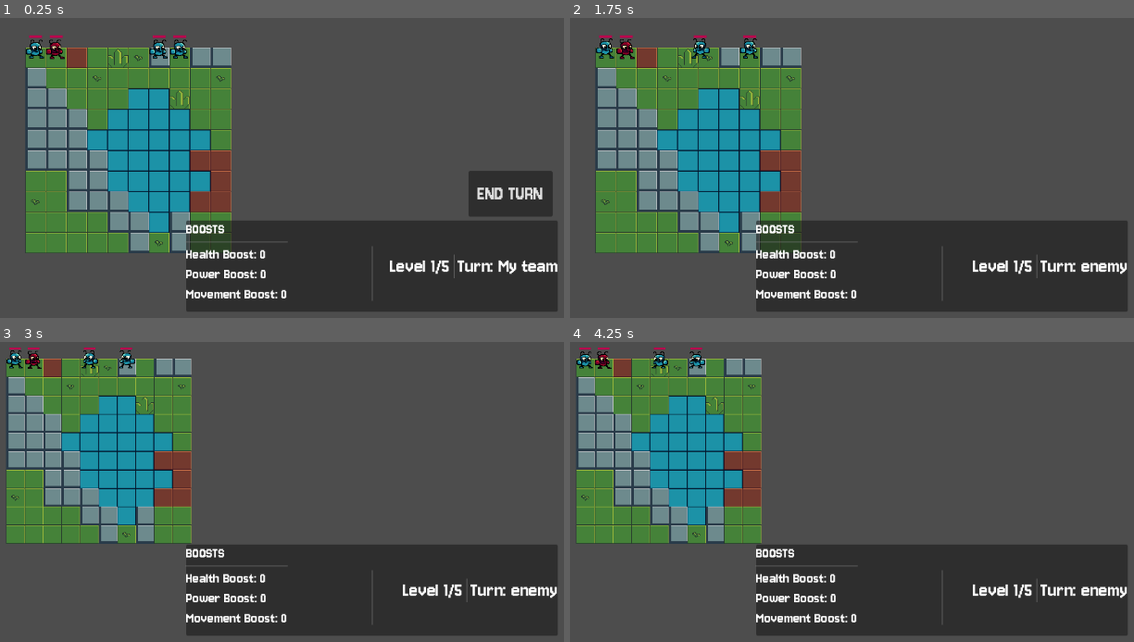
Above: before the commit, frames 1-4 (two rows, left to right).
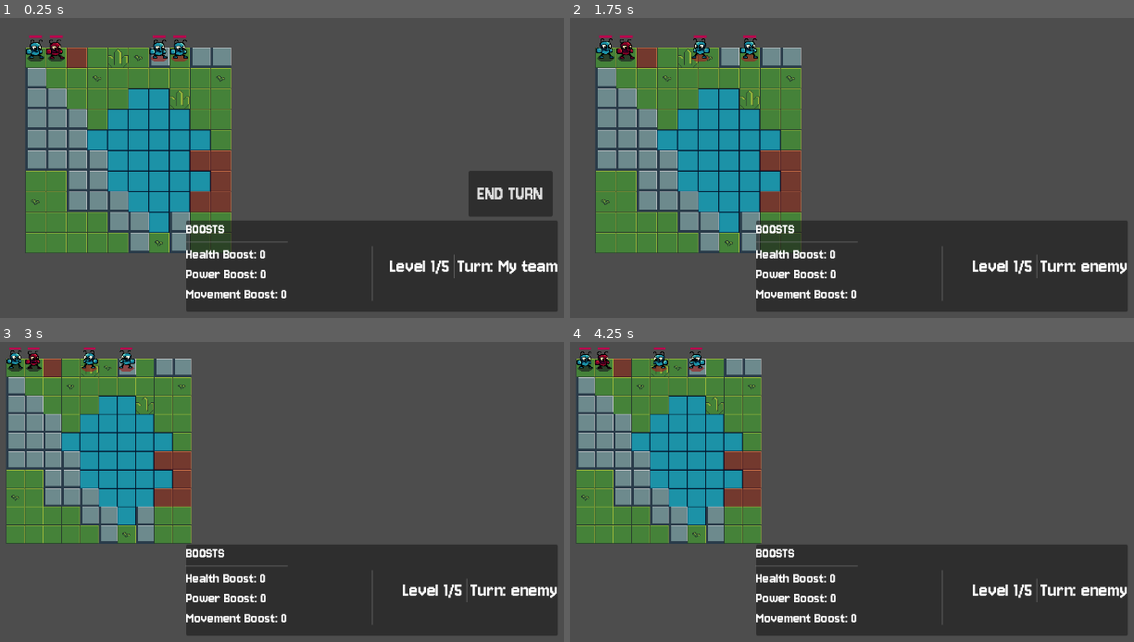
Above: after the commit, the same moments.

Repository: manue1666/godot_proyect
Game: Godot game, scene res://scenes/main.tscn
Same seed, same stepped clock (60 frames per second), same inputs: the game is played once before the commit and once after it.
Inputs (mouse positions are in pixels of both pictures, inside the frame that each line leads up to):
- Up to frame 1 (0.25 s): no input
- Up to frame 2 (1.75 s): click "END TURN" at 0.5 s; tap Enter at 1.25 s; drag from (603, 57) to (846, 36) at 1.27 s
- Up to frame 3 (3 s): drag from (56, 381) to (163, 534) at 2.02 s; move the mouse to (118, 381) at 2.77 s; hold Mouse wheel down (mousewheeldown) from 2.78 s (still down); click (118, 381) at 2.92 s
- Up to frame 4 (4.25 s): release Mouse wheel down (mousewheeldown) at 3.5 s; click "END TURN" at 3.5 s

The runs differ from the first frame. In frame 1, 0.1% of the frame differs, in the area x 4-34%, y 12-15%; in frame 2, 0.2%; in frame 3, 0.1%; in frame 4, 0.1%.

Commit message:
fix: errores en la run

Diff:
--- a/scenes/bugs/blue_ant.tscn
+++ b/scenes/bugs/blue_ant.tscn
@@ -134,7 +134,15 @@
 sprite_frames = SubResource("SpriteFrames_677mx")
 animation = &"attack_two"
 
+[node name="Polygon2D" type="Polygon2D" parent="."]
+z_index = -1
+position = Vector2(0, 1)
+scale = Vector2(1.173913, 1)
+color = Color(0.12156863, 0.1254902, 0.1254902, 0.68235296)
+polygon = PackedVector2Array(-6, -6, 6, -6, 12, 0, 6, 5, -6, 5, -12, 0)
+
 [node name="CollisionShape2D" type="CollisionShape2D" parent="."]
+visible = false
 shape = SubResource("RectangleShape2D_tipki")
 
 [node name="MenuPanel" type="Panel" parent="."]
--- a/scenes/bugs/red_ant.tscn
+++ b/scenes/bugs/red_ant.tscn
@@ -125,6 +125,7 @@
 
 [node name="red_ant" type="Area2D"]
 script = ExtResource("1_355ko")
+power = 0
 metadata/_custom_type_script = "uid://6a6uyysheykg"
 
 [node name="AnimatedSprite2D" type="AnimatedSprite2D" parent="."]
@@ -132,7 +133,15 @@
 sprite_frames = SubResource("SpriteFrames_esp7m")
 animation = &"attack_two"
 
+[node name="Polygon2D" type="Polygon2D" parent="."]
+z_index = -1
+position = Vector2(0, 1)
+scale = Vector2(1.173913, 1)
+color = Color(0.12156863, 0.1254902, 0.1254902, 0.68235296)
+polygon = PackedVector2Array(-6, -6, 6, -6, 12, 0, 6, 5, -6, 5, -12, 0)
+
 [node name="CollisionShape2D" type="CollisionShape2D" parent="."]
+visible = false
 position = Vector2(0, -0.5)
 shape = SubResource("RectangleShape2D_tipki")
 
--- a/scripts/UI/shop_screen.gd
+++ b/scripts/UI/shop_screen.gd
@@ -133,7 +133,7 @@
 	if shop_inventory.purchase_item(index, currency_manager):
 		print("✅ Compra exitosa")
 
-		#GREGAR AWAIT AQUÍ
+
 		var result = await item.apply_effect(get_tree().root)
 		if result:
 			print("✅ Efecto aplicado")
--- a/scripts/base_unit/movement_component.gd
+++ b/scripts/base_unit/movement_component.gd
@@ -3,7 +3,6 @@
 
 signal moved(new_position: Vector2i)
 
-var move_range: int = 1
 var tile_size: int = 32
 @export var movement_type: MovementType = MovementType.DIAMOND
 
@@ -21,12 +20,16 @@
 
 var is_slowed: bool = false
 @export var original_range: int = 2
+var current_range: int = 2
 
 func _ready():
 	owner_unit = get_parent() as BaseUnit
 	if not owner_unit:
 		push_error("MovementComponent debe ser hijo de BaseUnit")
 
+	current_range = original_range
+	print("🚶 MovementComponent: base=%d, actual=%d" % [original_range, current_range])
+
 func apply_slow():
 	is_slowed = true
 	print("🐌 Movimiento ralentizado")
@@ -36,7 +39,7 @@
 	print("✅ Efecto lentitud finalizado")
 
 func get_movable_cells() -> Array[Vector2i]:
-	var range_val = original_range
+	var range_val = current_range
 	if is_slowed:
 		range_val = 1
 	var cells: Array[Vector2i] = []
@@ -60,6 +63,16 @@
 
 	return cells
 
+# Aplicar boost desde el valor base
+func set_range_boost(boost: int):
+	current_range = original_range + boost
+	print("  🚶 Rango recalculado: %d (base) + %d (boost) = %d" % [original_range, boost, current_range])
+
+# Resetear al original
+func reset_range():
+	current_range = original_range
+	print("  🔄 Rango reseteado: %d" % current_range)
+
 func _get_square_cells(start: Vector2i, range_val: int) -> Array[Vector2i]:
 	var cells: Array[Vector2i] = []
 	for x in range(-range_val, range_val + 1):
@@ -177,7 +190,7 @@
 	elif direction.x > 0:
 		owner_unit.get_node("AnimatedSprite2D").flip_h = false
 
-# ============ VALIDACIONES ============
+# VALIDACIONES
 
 func is_cell_valid(cell: Vector2i) -> bool:
 	var map_generator = owner_unit.get_tree().get_first_node_in_group("map_generator")
--- a/scripts/base_unit/status_manager.gd
+++ b/scripts/base_unit/status_manager.gd
@@ -136,6 +136,12 @@
 
 	effect_expired.emit(expired_effect)
 
+# Limpiar todos los efectos
+func clear_all_effects():
+	if has_active_effect():
+		clear_effect()
+	print("🧹 Todos los efectos de %s limpiados" % owner_unit.name)
+
 func has_active_effect() -> bool:
 	return current_effect != AttackData.Effect.NONE
 
--- a/scripts/base_unit/ui_handler.gd
+++ b/scripts/base_unit/ui_handler.gd
@@ -1,13 +1,19 @@
 extends Node
 class_name UIHandler
 
+const SHADOW_ALLY_DEFAULT = Color(0.12, 0.13, 0.13, 0.68)  # Gris oscuro
+const SHADOW_ALLY_SELECTED = Color(0.826, 0.995, 1.0, 0.851)  # Blanco
+const SHADOW_ENEMY = Color(0.6, 0.15, 0.15, 0.68)  # Rojo oscuro
+
 var owner_unit: BaseUnit
+var shadow: Polygon2D = null
 var highlights := []
 var tile_size := 32
 
 var highlight_scene: PackedScene = preload("res://scenes/interfaz/move_sign.tscn")
 var atack_highlight_scene: PackedScene = preload("res://scenes/interfaz/atack_sign.tscn")
 var atack_range_highlight_scene: PackedScene = preload("res://scenes/interfaz/atack_range_sign.tscn")
+var state_machine: UnitStateMachine
 
 func _ready():
 	owner_unit = get_parent() as BaseUnit
@@ -15,19 +21,28 @@
 		push_error("❌ UIHandler: No encontró BaseUnit padre")
 		return
 
+	shadow = owner_unit.get_node_or_null("Polygon2D") as Polygon2D
+	if not shadow:
+		print("⚠️  UIHandler: No hay Polygon2D (sombra) en %s" % owner_unit.name)
+
 	# ESPERAR un frame para que state_machine esté listo
 	await get_tree().process_frame
 
-	# Conectar con la máquina de estados
-	if owner_unit.state_machine:
-		owner_unit.state_machine.state_changed.connect(_on_state_changed)
-		print("✅ UIHandler conectado a state_machine de %s" % owner_unit.name)
-	else:
+	state_machine = owner_unit.state_machine
+	if not state_machine:
 		push_error("❌ UIHandler: No encontró UnitStateMachine")
 		return
 
+	if shadow:
+		print("✅ UIHandler: Sombra encontrada para %s" % owner_unit.name)
+		_update_shadow_color()
+
+	# Conectar con la máquina de estados
+	state_machine.state_changed.connect(_on_state_changed)
+	print("✅ UIHandler conectado a state_machine de %s" % owner_unit.name)
+
 	# FORZAR estado inicial
-	_on_state_changed(UnitStateMachine.State.IDLE, owner_unit.state_machine.current_state)
+	_on_state_changed(UnitStateMachine.State.IDLE, state_machine.current_state)
 
 	print("✅ UIHandler inicializado para %s" % owner_unit.name)
 
@@ -37,10 +52,12 @@
 	match new_state:
 		UnitStateMachine.State.SELECTED:
 			print("  → Mostrando menú")
+			_update_shadow_color()
 			show_menu_panel()
 
 		UnitStateMachine.State.IDLE, UnitStateMachine.State.EXHAUSTED:
 			print("  → Ocultando UI")
+			_update_shadow_color()
 			hide_menu_panel()
 			clear_highlights()
 
@@ -59,6 +76,35 @@
 		UnitStateMachine.State.DEAD:
 			hide_menu_panel()
 			clear_highlights()
+			_update_shadow_color()
+
+# ============ SOMBRA ============
+func _update_shadow_color():
+	if not shadow:
+		return
+
+	if not state_machine:
+		push_warning("⚠️  UIHandler: state_machine aún no está listo")
+		return
+
+	var target_color: Color
+	var is_player_team = owner_unit.team_id == 0
+
+	# Determinar color según equipo y estado
+	if state_machine.current_state == UnitStateMachine.State.SELECTED and is_player_team:
+		target_color = SHADOW_ALLY_SELECTED
+		print("  ✨ Sombra seleccionada: BLANCO")
+	elif is_player_team:
+		target_color = SHADOW_ALLY_DEFAULT
+		print("  🩶 Sombra aliado: GRIS")
+	else:
+		target_color = SHADOW_ENEMY
+		print("  ❤️ Sombra enemigo: ROJO")
+
+	var tween = create_tween()
+	tween.set_trans(Tween.TRANS_QUAD)
+	tween.set_ease(Tween.EASE_OUT)
+	tween.tween_property(shadow, "color", target_color, 0.15)
 
 # ============ MENU PANEL ============
 func show_menu_panel():
--- a/scripts/game/AI/unit_ai.gd
+++ b/scripts/game/AI/unit_ai.gd
@@ -18,11 +18,11 @@
 		print("  ⚠️ %s no está en estado válido" % unit.name)
 		return
 
-	# ✅ NUEVA LÍNEA: Usar decision_maker
+	# Usar decision_maker
 	var action = decision_maker.decide_action()
 
 	if action:
-		# ✅ NUEVA LÍNEA: Ejecutar estrategia elegida
+		# Ejecutar estrategia elegida
 		await strategies.execute_strategy(action)
 	else:
 		print("  ❌ No se pudo decidir acción")
--- a/scripts/game/run_manager.gd
+++ b/scripts/game/run_manager.gd
@@ -106,7 +106,11 @@
 
 	print("\n📍 === NIVEL %d/%d ===" % [current_level, total_levels])
 
-	# ✅ GENERAR ENEMIGOS PARA ESTE NIVEL
+	# RESETEAR UNIDADES DEL NIVEL ANTERIOR
+	if turn_manager:
+		turn_manager.reset_all_units_for_new_battle()
+
+	# Generar enemigos
 	if enemy_spawner:
 		enemy_spawner.spawn_enemies_for_level(current_level)
 	else:
--- a/scripts/game/shop/booster_item.gd
+++ b/scripts/game/shop/booster_item.gd
@@ -56,7 +56,6 @@
 			return true
 
 		"full_heal":
-			# Full heal se aplica inmediatamente a unidades vivas
 			var turn_manager = game_manager.get_tree().get_first_node_in_group("turn_manager")
 			if not turn_manager or turn_manager.teams.size() == 0:
 				return false
@@ -67,7 +66,11 @@
 			for unit in units:
 				if unit.has_node("HealthComponent"):
 					var health_comp = unit.get_node("HealthComponent") as HealthComponent
+					var old_hp = health_comp.hp
 					health_comp.hp = health_comp.max_hp
+
+					# EMITIR SEÑAL PARA QUE HEALTHBAR SE ACTUALICE
+					health_comp.healed.emit(health_comp.max_hp - old_hp)
 
 			print("  ✅ Curación completa aplicada")
 			return true
--- a/scripts/game/team_stats_tracker.gd
+++ b/scripts/game/team_stats_tracker.gd
@@ -29,9 +29,7 @@
 	applied_boosters.append("movement+%d" % amount)
 	print("  🚶 Boost de movimiento acumulado: +%d (total: +%d)" % [amount, movement_boost])
 
-
 # OBTENER BOOSTS
-
 func get_health_boost() -> int:
 	return health_boost
 
@@ -41,13 +39,10 @@
 func get_movement_boost() -> int:
 	return movement_boost
 
-
 # APLICAR A UNIDADES
-
 func apply_all_boosts_to_team(team: Team):
 	print("\n📊 === APLICANDO BOOSTS ACUMULADOS ===")
 
-	# VALIDAR QUE LAS UNIDADES EXISTAN
 	var living_units = team.get_living_units()
 
 	if living_units.is_empty():
@@ -55,22 +50,22 @@
 		return
 
 	if health_boost > 0:
-		print("  💚 Aplicando +%d HP a todas las unidades" % health_boost)
+		print("  💚 Aplicando +%d HP máximo a todas las unidades" % health_boost)
 		for unit in living_units:
-			# VALIDAR ANTES DE ACCEDER
 			if not is_instance_valid(unit):
 				continue
 
 			if unit.has_node("HealthComponent"):
 				var health_comp = unit.get_node("HealthComponent") as HealthComponent
 				health_comp.max_hp += health_boost
-				health_comp.hp = min(health_comp.hp + health_boost, health_comp.max_hp)
+				health_comp.hp = health_comp.max_hp  # Full heal al aplicar
 
 	if power_boost > 0:
 		print("  ⚔️ Aplicando +%d poder a todas las unidades" % power_boost)
 		for unit in living_units:
 			if not is_instance_valid(unit):
 				continue
+			# Power se suma directamente
 			unit.power += power_boost
 
 	if movement_boost > 0:
@@ -81,11 +76,10 @@
 
 			if unit.has_node("MovementComponent"):
 				var movement_comp = unit.get_node("MovementComponent") as MovementComponent
-				movement_comp.original_range += movement_boost
+				# USAR set_range_boost que calcula desde el original
+				movement_comp.set_range_boost(movement_boost)
 
 	print("=====================================\n")
-
-# DEBUG
 
 func print_status() -> void:
 	print("\n📊 === TEAM STATS TRACKER ===")
--- a/scripts/game/turn_manager.gd
+++ b/scripts/game/turn_manager.gd
@@ -208,3 +208,44 @@
 	unit.receive_dam.connect(_on_unit_received_damage)
 
 	print("    ✅ Señales conectadas correctamente")
+
+func reset_all_units_for_new_battle():
+	print("\n🔄 === RESETEANDO UNIDADES PARA NUEVA BATALLA ===")
+
+	for team in teams:
+		for unit in team.get_living_units():
+			if not is_instance_valid(unit):
+				continue
+
+			print("  🔄 Reseteando: %s" % unit.name)
+
+			# RESETEAR MOVIMIENTO AL ORIGINAL
+			if unit.has_node("MovementComponent"):
+				var movement_comp = unit.get_node("MovementComponent") as MovementComponent
+				movement_comp.reset_range()
+
+			# RESETEAR PODER AL ORIGINAL
+			unit.power = 0
+
+			# RESETEAR ESTADO
+			if unit.state_machine:
+				unit.state_machine.change_state(UnitStateMachine.State.IDLE)
+				unit.state_machine.reset_for_new_turn()
+				unit.state_machine.reset_actions()
+
+			# RESETEAR SALUD Y STATUS
+			if unit.has_node("HealthComponent"):
+				var health_comp = unit.get_node("HealthComponent") as HealthComponent
+				health_comp.hp = health_comp.max_hp
+
+			if unit.has_node("StatusManager"):
+				var status_manager = unit.get_node("StatusManager") as StatusManager
+				status_manager.clear_all_effects()
+
+			# DESELECCIONAR
+			if unit == selected_unit:
+				selected_unit = null
+
+			unit.deselect_unit()
+
+	print("✅ Todas las unidades reseteadas\n")
--- a/scripts/game/unit_state_machine.gd
+++ b/scripts/game/unit_state_machine.gd
@@ -42,6 +42,14 @@
 	actions_available["move"] = true
 	actions_available["attack"] = true
 	print("  🔄 [%s] Acciones reseteadas: Mover ✅ Atacar ✅" % get_parent().name)
+
+# Resetear completamente para nueva batalla
+func reset_for_new_turn():
+	print("  🔄 [%s] Reseteando para nuevo turno" % get_parent().name)
+	change_state(State.IDLE)
+	reset_actions()
+	is_stunned = false
+	attack_number = 1
 
 func use_move_action():
 	if actions_available["move"]:
